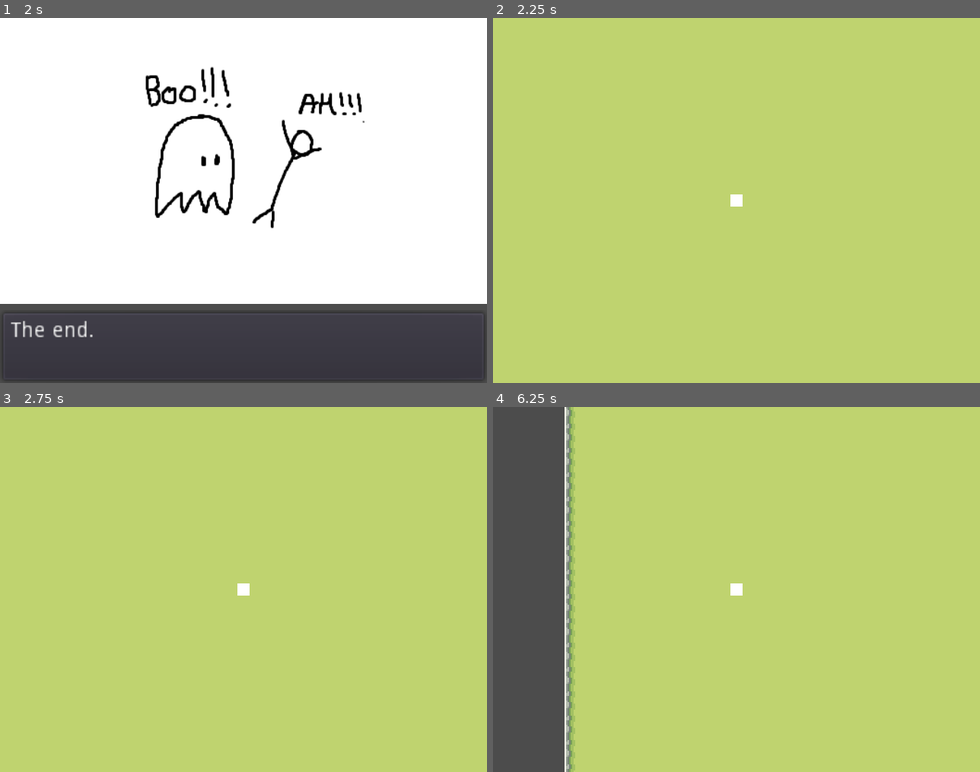
Above: before the commit, frames 1-4 (two rows, left to right).
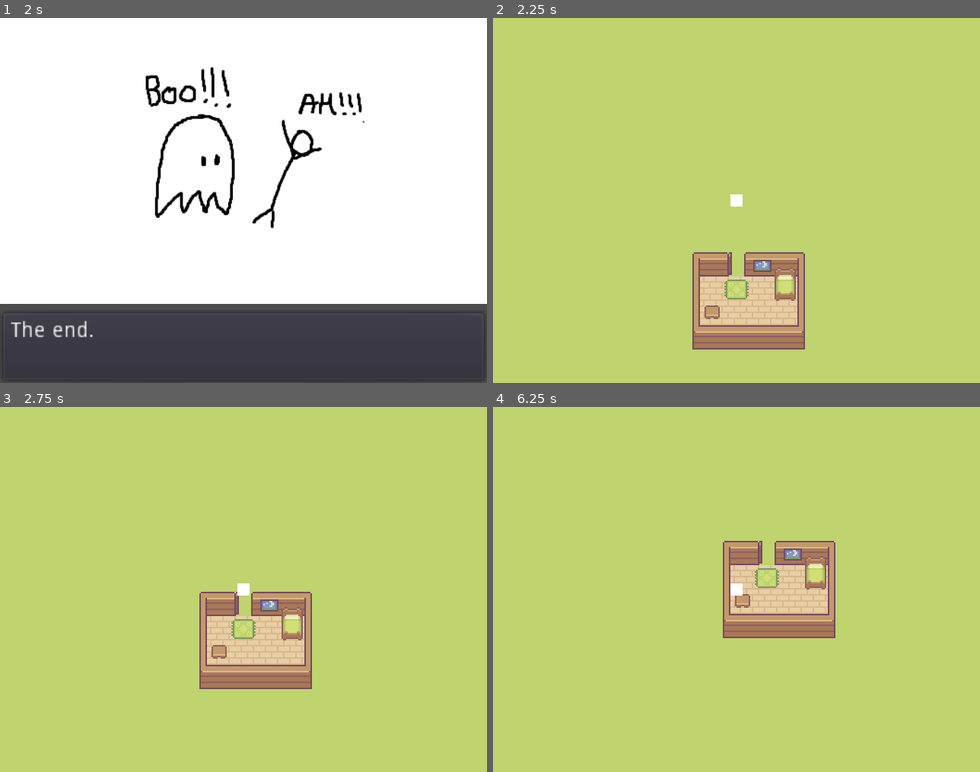
Above: after the commit, the same moments.

Repository: ZeeHatcher/project-dreams
Game: Godot game, scene res://scenes/main_menu/main_menu.tscn
Two runs of this game, one before a commit and one after it. Both use one fixed random seed, a clock stepped at 60 frames per second and the inputs below.
Inputs:
- Up to frame 1 (2 s): click "Play" at 0.5 s; tap Enter at 1.25 s; hold D (move_right) from 1.28 s (still down); hold Space (interact) from 1.28 s (still down)
- Up to frame 2 (2.25 s): release D (move_right) at 2.03 s; release Space (interact) at 2.03 s; hold S (move_down) from 2.03 s (still down); tap Space (interact) at 2.1 s
- Up to frame 3 (2.75 s): keep holding S (move_down)
- Up to frame 4 (6.25 s): release S (move_down) at 2.78 s; hold D (move_right) 2.78-3.53 s; hold Space (interact) 2.78-3.53 s; hold W (move_up) 3.53-4.28 s; tap Space (interact) at 3.6, 5.1 s; tap Enter at 4.25 s; hold Space (interact) 4.28-5.03 s; hold A (move_left) 4.28-5.78 s; hold S (move_down) from 5.78 s (still down); hold Space (interact) from 5.78 s (still down)

Frame 1 is identical in both runs. In frame 2, 5.7% of the frame differs, in the area x 40-65%, y 64-91%; in frame 3, 5.7%; in frame 4, 22%, in the area x 0-71%, y 0-100%.

Commit message:
rebuild small_house

Diff:
--- a/scenes/game/game.tscn
+++ b/scenes/game/game.tscn
@@ -6,6 +6,7 @@
 [ext_resource path="res://scenes/game/res/water_tileset.tres" type="TileSet" id=4]
 [ext_resource path="res://misc/camera.gd" type="Script" id=5]
 [ext_resource path="res://scenes/game/game.gd" type="Script" id=6]
+[ext_resource path="res://scenes/game/houses/small_house.tscn" type="PackedScene" id=7]
 
 [node name="Game" type="Node2D"]
 script = ExtResource( 6 )
@@ -27,8 +28,11 @@
 cell_size = Vector2( 16, 16 )
 format = 1
 
+[node name="SmallHouse" parent="." instance=ExtResource( 7 )]
+position = Vector2( 559, 335 )
+
 [node name="Player" parent="." instance=ExtResource( 2 )]
-position = Vector2( 181, 136 )
+position = Vector2( 599, 299 )
 
 [node name="Camera" type="Camera2D" parent="."]
 current = true
--- /dev/null
+++ b/scenes/game/houses/res/building.tres
@@ -0,0 +1,126 @@
+[gd_resource type="TileSet" load_steps=13 format=2]
+
+[ext_resource path="res://scenes/game/houses/assets/Wooden House.png" type="Texture" id=1]
+
+[sub_resource type="ConvexPolygonShape2D" id=1]
+points = PoolVector2Array( 16, 16, 0, 16, 0, 0, 16, 0 )
+
+[sub_resource type="ConvexPolygonShape2D" id=2]
+points = PoolVector2Array( 16, 16, 12, 16, 12, 0, 16, 0 )
+
+[sub_resource type="ConvexPolygonShape2D" id=3]
+points = PoolVector2Array( 16, 16, 0, 16, 0, 0, 16, 0 )
+
+[sub_resource type="ConvexPolygonShape2D" id=4]
+points = PoolVector2Array( 4, 16, 0, 16, 0, 0, 4, 0 )
+
+[sub_resource type="ConvexPolygonShape2D" id=5]
+points = PoolVector2Array( 16, 16, 0, 16, 0, 0, 16, 0 )
+
+[sub_resource type="ConvexPolygonShape2D" id=6]
+points = PoolVector2Array( 16, 16, 12, 16, 12, 0, 16, 0 )
+
+[sub_resource type="ConvexPolygonShape2D" id=7]
+points = PoolVector2Array( 4, 16, 0, 16, 0, 0, 4, 0 )
+
+[sub_resource type="ConvexPolygonShape2D" id=8]
+points = PoolVector2Array( 16, 16, 12, 16, 12, 0, 16, 0 )
+
+[sub_resource type="ConvexPolygonShape2D" id=9]
+points = PoolVector2Array( 16, 16, 0, 16, 0, 0, 16, 0 )
+
+[sub_resource type="ConvexPolygonShape2D" id=10]
+points = PoolVector2Array( 4, 16, 0, 16, 0, 0, 4, 0 )
+
+[sub_resource type="ConvexPolygonShape2D" id=11]
+points = PoolVector2Array( 16, 16, 0, 16, 0, 0, 16, 0 )
+
+[resource]
+0/name = "building"
+0/texture = ExtResource( 1 )
+0/tex_offset = Vector2( 0, 0 )
+0/modulate = Color( 1, 1, 1, 1 )
+0/region = Rect2( 0, 0, 112, 80 )
+0/tile_mode = 2
+0/autotile/icon_coordinate = Vector2( 1, 3 )
+0/autotile/tile_size = Vector2( 16, 16 )
+0/autotile/spacing = 0
+0/autotile/occluder_map = [  ]
+0/autotile/navpoly_map = [  ]
+0/autotile/priority_map = [  ]
+0/autotile/z_index_map = [  ]
+0/occluder_offset = Vector2( 0, 0 )
+0/navigation_offset = Vector2( 0, 0 )
+0/shape_offset = Vector2( 0, 0 )
+0/shape_transform = Transform2D( 1, 0, 0, 1, 0, 0 )
+0/shape = SubResource( 1 )
+0/shape_one_way = false
+0/shape_one_way_margin = 1.0
+0/shapes = [ {
+"autotile_coord": Vector2( 1, 0 ),
+"one_way": false,
+"one_way_margin": 1.0,
+"shape": SubResource( 1 ),
+"shape_transform": Transform2D( 1, 0, 0, 1, 0, 0 )
+}, {
+"autotile_coord": Vector2( 0, 1 ),
+"one_way": false,
+"one_way_margin": 1.0,
+"shape": SubResource( 2 ),
+"shape_transform": Transform2D( 1, 0, 0, 1, 0, 0 )
+}, {
+"autotile_coord": Vector2( 1, 1 ),
+"one_way": false,
+"one_way_margin": 1.0,
+"shape": SubResource( 3 ),
+"shape_transform": Transform2D( 1, 0, 0, 1, 0, 0 )
+}, {
+"autotile_coord": Vector2( 2, 1 ),
+"one_way": false,
+"one_way_margin": 1.0,
+"shape": SubResource( 4 ),
+"shape_transform": Transform2D( 1, 0, 0, 1, 0, 0 )
+}, {
+"autotile_coord": Vector2( 3, 1 ),
+"one_way": false,
+"one_way_margin": 1.0,
+"shape": SubResource( 5 ),
+"shape_transform": Transform2D( 1, 0, 0, 1, 0, 0 )
+}, {
+"autotile_coord": Vector2( 0, 2 ),
+"one_way": false,
+"one_way_margin": 1.0,
+"shape": SubResource( 6 ),
+"shape_transform": Transform2D( 1, 0, 0, 1, 0, 0 )
+}, {
+"autotile_coord": Vector2( 2, 2 ),
+"one_way": false,
+"one_way_margin": 1.0,
+"shape": SubResource( 7 ),
+"shape_transform": Transform2D( 1, 0, 0, 1, 0, 0 )
+}, {
+"autotile_coord": Vector2( 0, 3 ),
+"one_way": false,
+"one_way_margin": 1.0,
+"shape": SubResource( 8 ),
+"shape_transform": Transform2D( 1, 0, 0, 1, 0, 0 )
+}, {
+"autotile_coord": Vector2( 1, 3 ),
+"one_way": false,
+"one_way_margin": 1.0,
+"shape": SubResource( 9 ),
+"shape_transform": Transform2D( 1, 0, 0, 1, 0, 0 )
+}, {
+"autotile_coord": Vector2( 2, 3 ),
+"one_way": false,
+"one_way_margin": 1.0,
+"shape": SubResource( 10 ),
+"shape_transform": Transform2D( 1, 0, 0, 1, 0, 0 )
+}, {
+"autotile_coord": Vector2( 3, 3 ),
+"one_way": false,
+"one_way_margin": 1.0,
+"shape": SubResource( 11 ),
+"shape_transform": Transform2D( 1, 0, 0, 1, 0, 0 )
+} ]
+0/z_index = 0
--- a/scenes/game/houses/res/furniture_tileset.tres
+++ b/scenes/game/houses/res/furniture_tileset.tres
@@ -1,19 +1,250 @@
-[gd_resource type="TileSet" load_steps=2 format=2]
+[gd_resource type="TileSet" load_steps=15 format=2]
 
 [ext_resource path="res://scenes/game/houses/assets/Basic Furniture.png" type="Texture" id=1]
 
+[sub_resource type="ConvexPolygonShape2D" id=1]
+points = PoolVector2Array( 16, 32, 0, 32, 0, 16, 16, 16 )
+
+[sub_resource type="ConvexPolygonShape2D" id=2]
+points = PoolVector2Array( 16, 32, 0, 32, 0, 16, 16, 16 )
+
+[sub_resource type="ConvexPolygonShape2D" id=3]
+points = PoolVector2Array( 16, 32, 0, 32, 0, 16, 16, 16 )
+
+[sub_resource type="ConvexPolygonShape2D" id=4]
+points = PoolVector2Array( 16, 32, 0, 32, 0, 12, 16, 12 )
+
+[sub_resource type="ConvexPolygonShape2D" id=5]
+points = PoolVector2Array( 16, 32, 0, 32, 0, 12, 16, 12 )
+
+[sub_resource type="ConvexPolygonShape2D" id=6]
+points = PoolVector2Array( 16, 32, 0, 32, 0, 12, 16, 12 )
+
+[sub_resource type="ConvexPolygonShape2D" id=7]
+points = PoolVector2Array( 16, 16, 0, 16, 0, 0, 16, 0 )
+
+[sub_resource type="ConvexPolygonShape2D" id=8]
+points = PoolVector2Array( 12, 16, 4, 16, 4, 4, 12, 4 )
+
+[sub_resource type="ConvexPolygonShape2D" id=9]
+points = PoolVector2Array( 12, 16, 4, 16, 4, 4, 12, 4 )
+
+[sub_resource type="ConvexPolygonShape2D" id=10]
+points = PoolVector2Array( 12, 16, 4, 16, 4, 4, 12, 4 )
+
+[sub_resource type="ConvexPolygonShape2D" id=11]
+points = PoolVector2Array( 12, 12, 4, 12, 4, 0, 12, 0 )
+
+[sub_resource type="ConvexPolygonShape2D" id=12]
+points = PoolVector2Array( 16, 16, 0, 16, 0, 0, 16, 0 )
+
+[sub_resource type="ConvexPolygonShape2D" id=13]
+points = PoolVector2Array( 12, 12, 4, 12, 4, 4, 12, 4 )
+
 [resource]
-0/name = "bed"
+0/name = "beds"
 0/texture = ExtResource( 1 )
 0/tex_offset = Vector2( 0, 0 )
 0/modulate = Color( 1, 1, 1, 1 )
-0/region = Rect2( 0, 16, 16, 32 )
-0/tile_mode = 0
+0/region = Rect2( 0, 16, 48, 64 )
+0/tile_mode = 2
+0/autotile/icon_coordinate = Vector2( 0, 0 )
+0/autotile/tile_size = Vector2( 16, 32 )
+0/autotile/spacing = 0
+0/autotile/occluder_map = [  ]
+0/autotile/navpoly_map = [  ]
+0/autotile/priority_map = [  ]
+0/autotile/z_index_map = [  ]
 0/occluder_offset = Vector2( 0, 0 )
 0/navigation_offset = Vector2( 0, 0 )
 0/shape_offset = Vector2( 0, 0 )
 0/shape_transform = Transform2D( 1, 0, 0, 1, 0, 0 )
+0/shape = SubResource( 1 )
 0/shape_one_way = false
-0/shape_one_way_margin = 0.0
-0/shapes = [  ]
+0/shape_one_way_margin = 1.0
+0/shapes = [ {
+"autotile_coord": Vector2( 0, 0 ),
+"one_way": false,
+"one_way_margin": 1.0,
+"shape": SubResource( 1 ),
+"shape_transform": Transform2D( 1, 0, 0, 1, 0, 0 )
+}, {
+"autotile_coord": Vector2( 1, 0 ),
+"one_way": false,
+"one_way_margin": 1.0,
+"shape": SubResource( 2 ),
+"shape_transform": Transform2D( 1, 0, 0, 1, 0, 0 )
+}, {
+"autotile_coord": Vector2( 2, 0 ),
+"one_way": false,
+"one_way_margin": 1.0,
+"shape": SubResource( 3 ),
+"shape_transform": Transform2D( 1, 0, 0, 1, 0, 0 )
+}, {
+"autotile_coord": Vector2( 0, 1 ),
+"one_way": false,
+"one_way_margin": 1.0,
+"shape": SubResource( 4 ),
+"shape_transform": Transform2D( 1, 0, 0, 1, 0, 0 )
+}, {
+"autotile_coord": Vector2( 1, 1 ),
+"one_way": false,
+"one_way_margin": 1.0,
+"shape": SubResource( 5 ),
+"shape_transform": Transform2D( 1, 0, 0, 1, 0, 0 )
+}, {
+"autotile_coord": Vector2( 2, 1 ),
+"one_way": false,
+"one_way_margin": 1.0,
+"shape": SubResource( 6 ),
+"shape_transform": Transform2D( 1, 0, 0, 1, 0, 0 )
+} ]
 0/z_index = 0
+1/name = "paintings"
+1/texture = ExtResource( 1 )
+1/tex_offset = Vector2( 0, 0 )
+1/modulate = Color( 1, 1, 1, 1 )
+1/region = Rect2( 0, 0, 48, 16 )
+1/tile_mode = 2
+1/autotile/icon_coordinate = Vector2( 0, 0 )
+1/autotile/tile_size = Vector2( 16, 16 )
+1/autotile/spacing = 0
+1/autotile/occluder_map = [  ]
+1/autotile/navpoly_map = [  ]
+1/autotile/priority_map = [  ]
+1/autotile/z_index_map = [  ]
+1/occluder_offset = Vector2( 0, 0 )
+1/navigation_offset = Vector2( 0, 0 )
+1/shape_offset = Vector2( 0, 0 )
+1/shape_transform = Transform2D( 1, 0, 0, 1, 0, 0 )
+1/shape_one_way = false
+1/shape_one_way_margin = 0.0
+1/shapes = [  ]
+1/z_index = 0
+2/name = "plants"
+2/texture = ExtResource( 1 )
+2/tex_offset = Vector2( 0, 0 )
+2/modulate = Color( 1, 1, 1, 1 )
+2/region = Rect2( 48, 0, 48, 32 )
+2/tile_mode = 2
+2/autotile/icon_coordinate = Vector2( 0, 0 )
+2/autotile/tile_size = Vector2( 16, 16 )
+2/autotile/spacing = 0
+2/autotile/occluder_map = [  ]
+2/autotile/navpoly_map = [  ]
+2/autotile/priority_map = [  ]
+2/autotile/z_index_map = [  ]
+2/occluder_offset = Vector2( 0, 0 )
+2/navigation_offset = Vector2( 0, 0 )
+2/shape_offset = Vector2( 0, 0 )
+2/shape_transform = Transform2D( 1, 0, 0, 1, 0, 0 )
+2/shape_one_way = false
+2/shape_one_way_margin = 0.0
+2/shapes = [  ]
+2/z_index = 0
+3/name = "carpets"
+3/texture = ExtResource( 1 )
+3/tex_offset = Vector2( 0, 0 )
+3/modulate = Color( 1, 1, 1, 1 )
+3/region = Rect2( 0, 80, 48, 16 )
+3/tile_mode = 2
+3/autotile/icon_coordinate = Vector2( 0, 0 )
+3/autotile/tile_size = Vector2( 16, 16 )
+3/autotile/spacing = 0
+3/autotile/occluder_map = [  ]
+3/autotile/navpoly_map = [  ]
+3/autotile/priority_map = [  ]
+3/autotile/z_index_map = [  ]
+3/occluder_offset = Vector2( 0, 0 )
+3/navigation_offset = Vector2( 0, 0 )
+3/shape_offset = Vector2( 0, 0 )
+3/shape_transform = Transform2D( 1, 0, 0, 1, 0, 0 )
+3/shape_one_way = false
+3/shape_one_way_margin = 0.0
+3/shapes = [  ]
+3/z_index = 0
+4/name = "furniture"
+4/texture = ExtResource( 1 )
+4/tex_offset = Vector2( 0, 0 )
+4/modulate = Color( 1, 1, 1, 1 )
+4/region = Rect2( 48, 32, 80, 32 )
+4/tile_mode = 2
+4/autotile/icon_coordinate = Vector2( 0, 0 )
+4/autotile/tile_size = Vector2( 16, 16 )
+4/autotile/spacing = 0
+4/autotile/occluder_map = [  ]
+4/autotile/navpoly_map = [  ]
+4/autotile/priority_map = [  ]
+4/autotile/z_index_map = [  ]
+4/occluder_offset = Vector2( 0, 0 )
+4/navigation_offset = Vector2( 0, 0 )
+4/shape_offset = Vector2( 0, 0 )
+4/shape_transform = Transform2D( 1, 0, 0, 1, 0, 0 )
+4/shape = SubResource( 7 )
+4/shape_one_way = false
+4/shape_one_way_margin = 1.0
+4/shapes = [ {
+"autotile_coord": Vector2( 0, 0 ),
+"one_way": false,
+"one_way_margin": 1.0,
+"shape": SubResource( 7 ),
+"shape_transform": Transform2D( 1, 0, 0, 1, 0, 0 )
+}, {
+"autotile_coord": Vector2( 1, 0 ),
+"one_way": false,
+"one_way_margin": 1.0,
+"shape": SubResource( 8 ),
+"shape_transform": Transform2D( 1, 0, 0, 1, 0, 0 )
+}, {
+"autotile_coord": Vector2( 2, 0 ),
+"one_way": false,
+"one_way_margin": 1.0,
+"shape": SubResource( 9 ),
+"shape_transform": Transform2D( 1, 0, 0, 1, 0, 0 )
+}, {
+"autotile_coord": Vector2( 3, 0 ),
+"one_way": false,
+"one_way_margin": 1.0,
+"shape": SubResource( 10 ),
+"shape_transform": Transform2D( 1, 0, 0, 1, 0, 0 )
+}, {
+"autotile_coord": Vector2( 4, 0 ),
+"one_way": false,
+"one_way_margin": 1.0,
+"shape": SubResource( 11 ),
+"shape_transform": Transform2D( 1, 0, 0, 1, 0, 0 )
+}, {
+"autotile_coord": Vector2( 0, 1 ),
+"one_way": false,
+"one_way_margin": 1.0,
+"shape": SubResource( 12 ),
+"shape_transform": Transform2D( 1, 0, 0, 1, 0, 0 )
+}, {
+"autotile_coord": Vector2( 1, 1 ),
+"one_way": false,
+"one_way_margin": 1.0,
+"shape": SubResource( 13 ),
+"shape_transform": Transform2D( 1, 0, 0, 1, 0, 0 )
+} ]
+4/z_index = 0
+5/name = "long_carpets"
+5/texture = ExtResource( 1 )
+5/tex_offset = Vector2( 0, 0 )
+5/modulate = Color( 1, 1, 1, 1 )
+5/region = Rect2( 48, 80, 96, 16 )
+5/tile_mode = 2
+5/autotile/icon_coordinate = Vector2( 0, 0 )
+5/autotile/tile_size = Vector2( 32, 16 )
+5/autotile/spacing = 0
+5/autotile/occluder_map = [  ]
+5/autotile/navpoly_map = [  ]
+5/autotile/priority_map = [  ]
+5/autotile/z_index_map = [  ]
+5/occluder_offset = Vector2( 0, 0 )
+5/navigation_offset = Vector2( 0, 0 )
+5/shape_offset = Vector2( 0, 0 )
+5/shape_transform = Transform2D( 1, 0, 0, 1, 0, 0 )
+5/shape_one_way = false
+5/shape_one_way_margin = 0.0
+5/shapes = [  ]
+5/z_index = 0
--- a/scenes/game/houses/res/house_tileset.tres
+++ /dev/null
@@ -1,249 +0,0 @@
-[gd_resource type="TileSet" load_steps=11 format=2]
-
-[ext_resource path="res://scenes/game/houses/assets/Wooden House.png" type="Texture" id=1]
-
-[sub_resource type="ConvexPolygonShape2D" id=1]
-points = PoolVector2Array( 0, 0, 16, 0, 16, 16, 0, 16 )
-
-[sub_resource type="ConvexPolygonShape2D" id=2]
-points = PoolVector2Array( 11.0625, 0, 16, 0, 16, 16, 11.0625, 16 )
-
-[sub_resource type="ConvexPolygonShape2D" id=3]
-points = PoolVector2Array( 0, 0, 16, 0, 16, 16, 0, 16 )
-
-[sub_resource type="ConvexPolygonShape2D" id=4]
-points = PoolVector2Array( 0, 0, 5.10001, 0, 5.175, 16, 0, 16 )
-
-[sub_resource type="ConvexPolygonShape2D" id=5]
-points = PoolVector2Array( 11, 0, 16, 0, 16, 16, 10.925, 16 )
-
-[sub_resource type="ConvexPolygonShape2D" id=6]
-points = PoolVector2Array( 0, 0, 5.025, 0, 5.10001, 16, 0, 16 )
-
-[sub_resource type="ConvexPolygonShape2D" id=7]
-points = PoolVector2Array( 11, 0, 16, 0, 16, 16, 11.075, 16 )
-
-[sub_resource type="ConvexPolygonShape2D" id=8]
-points = PoolVector2Array( 0, 0, 16, 0, 16, 16, 0, 16 )
-
-[sub_resource type="ConvexPolygonShape2D" id=9]
-points = PoolVector2Array( 0, 0, 5.10001, 0, 5.025, 16, 0, 16 )
-
-[resource]
-0/name = "window"
-0/texture = ExtResource( 1 )
-0/tex_offset = Vector2( 0, 0 )
-0/modulate = Color( 1, 1, 1, 1 )
-0/region = Rect2( 16, 0, 16, 16 )
-0/tile_mode = 0
-0/occluder_offset = Vector2( 0, 0 )
-0/navigation_offset = Vector2( 0, 0 )
-0/shape_offset = Vector2( 0, 0 )
-0/shape_transform = Transform2D( 1, 0, 0, 1, 0, 0 )
-0/shape = SubResource( 1 )
-0/shape_one_way = false
-0/shape_one_way_margin = 1.0
-0/shapes = [ {
-"autotile_coord": Vector2( 0, 0 ),
-"one_way": false,
-"one_way_margin": 1.0,
-"shape": SubResource( 1 ),
-"shape_transform": Transform2D( 1, 0, 0, 1, 0, 0 )
-} ]
-0/z_index = 0
-1/name = "wall_top_left"
-1/texture = ExtResource( 1 )
-1/tex_offset = Vector2( 0, 0 )
-1/modulate = Color( 1, 1, 1, 1 )
-1/region = Rect2( 0, 16, 16, 16 )
-1/tile_mode = 0
-1/occluder_offset = Vector2( 0, 0 )
-1/navigation_offset = Vector2( 0, 0 )
-1/shape_offset = Vector2( 0, 0 )
-1/shape_transform = Transform2D( 1, 0, 0, 1, 0, 0 )
-1/shape = SubResource( 2 )
-1/shape_one_way = false
-1/shape_one_way_margin = 1.0
-1/shapes = [ {
-"autotile_coord": Vector2( 0, 0 ),
-"one_way": false,
-"one_way_margin": 1.0,
-"shape": SubResource( 2 ),
-"shape_transform": Transform2D( 1, 0, 0, 1, 0, 0 )
-} ]
-1/z_index = 0
-2/name = "wall_top"
-2/texture = ExtResource( 1 )
-2/tex_offset = Vector2( 0, 0 )
-2/modulate = Color( 1, 1, 1, 1 )
-2/region = Rect2( 16, 16, 16, 16 )
-2/tile_mode = 0
-2/occluder_offset = Vector2( 0, 0 )
-2/navigation_offset = Vector2( 0, 0 )
-2/shape_offset = Vector2( 0, 0 )
-2/shape_transform = Transform2D( 1, 0, 0, 1, 0, 0 )
-2/shape = SubResource( 3 )
-2/shape_one_way = false
-2/shape_one_way_margin = 1.0
-2/shapes = [ {
-"autotile_coord": Vector2( 0, 0 ),
-"one_way": false,
-"one_way_margin": 1.0,
-"shape": SubResource( 3 ),
-"shape_transform": Transform2D( 1, 0, 0, 1, 0, 0 )
-} ]
-2/z_index = 0
-3/name = "wall_top_right"
-3/texture = ExtResource( 1 )
-3/tex_offset = Vector2( 0, 0 )
-3/modulate = Color( 1, 1, 1, 1 )
-3/region = Rect2( 32, 16, 16, 16 )
-3/tile_mode = 0
-3/occluder_offset = Vector2( 0, 0 )
-3/navigation_offset = Vector2( 0, 0 )
-3/shape_offset = Vector2( 0, 0 )
-3/shape_transform = Transform2D( 1, 0, 0, 1, 0, 0 )
-3/shape = SubResource( 4 )
-3/shape_one_way = false
-3/shape_one_way_margin = 1.0
-3/shapes = [ {
-"autotile_coord": Vector2( 0, 0 ),
-"one_way": false,
-"one_way_margin": 1.0,
-"shape": SubResource( 4 ),
-"shape_transform": Transform2D( 1, 0, 0, 1, 0, 0 )
-} ]
-3/z_index = 0
-4/name = "wall_left"
-4/texture = ExtResource( 1 )
-4/tex_offset = Vector2( 0, 0 )
-4/modulate = Color( 1, 1, 1, 1 )
-4/region = Rect2( 0, 32, 16, 16 )
-4/tile_mode = 0
-4/occluder_offset = Vector2( 0, 0 )
-4/navigation_offset = Vector2( 0, 0 )
-4/shape_offset = Vector2( 0, 0 )
-4/shape_transform = Transform2D( 1, 0, 0, 1, 0, 0 )
-4/shape = SubResource( 5 )
-4/shape_one_way = false
-4/shape_one_way_margin = 1.0
-4/shapes = [ {
-"autotile_coord": Vector2( 0, 0 ),
-"one_way": false,
-"one_way_margin": 1.0,
-"shape": SubResource( 5 ),
-"shape_transform": Transform2D( 1, 0, 0, 1, 0, 0 )
-} ]
-4/z_index = 0
-5/name = "wall_right"
-5/texture = ExtResource( 1 )
-5/tex_offset = Vector2( 0, 0 )
-5/modulate = Color( 1, 1, 1, 1 )
-5/region = Rect2( 32, 32, 16, 16 )
-5/tile_mode = 0
-5/occluder_offset = Vector2( 0, 0 )
-5/navigation_offset = Vector2( 0, 0 )
-5/shape_offset = Vector2( 0, 0 )
-5/shape_transform = Transform2D( 1, 0, 0, 1, 0, 0 )
-5/shape = SubResource( 6 )
-5/shape_one_way = false
-5/shape_one_way_margin = 1.0
-5/shapes = [ {
-"autotile_coord": Vector2( 0, 0 ),
-"one_way": false,
-"one_way_margin": 1.0,
-"shape": SubResource( 6 ),
-"shape_transform": Transform2D( 1, 0, 0, 1, 0, 0 )
-} ]
-5/z_index = 0
-6/name = "wall_bottom_left"
-6/texture = ExtResource( 1 )
-6/tex_offset = Vector2( 0, 0 )
-6/modulate = Color( 1, 1, 1, 1 )
-6/region = Rect2( 0, 48, 16, 16 )
-6/tile_mode = 0
-6/occluder_offset = Vector2( 0, 0 )
-6/navigation_offset = Vector2( 0, 0 )
-6/shape_offset = Vector2( 0, 0 )
-6/shape_transform = Transform2D( 1, 0, 0, 1, 0, 0 )
-6/shape = SubResource( 7 )
-6/shape_one_way = false
-6/shape_one_way_margin = 1.0
-6/shapes = [ {
-"autotile_coord": Vector2( 0, 0 ),
-"one_way": false,
-"one_way_margin": 1.0,
-"shape": SubResource( 7 ),
-"shape_transform": Transform2D( 1, 0, 0, 1, 0, 0 )
-} ]
-6/z_index = 0
-7/name = "wall_bottom"
-7/texture = ExtResource( 1 )
-7/tex_offset = Vector2( 0, 0 )
-7/modulate = Color( 1, 1, 1, 1 )
-7/region = Rect2( 16, 48, 16, 16 )
-7/tile_mode = 0
-7/occluder_offset = Vector2( 0, 0 )
-7/navigation_offset = Vector2( 0, 0 )
-7/shape_offset = Vector2( 0, 0 )
-7/shape_transform = Transform2D( 1, 0, 0, 1, 0, 0 )
-7/shape = SubResource( 8 )
-7/shape_one_way = false
-7/shape_one_way_margin = 1.0
-7/shapes = [ {
-"autotile_coord": Vector2( 0, 0 ),
-"one_way": false,
-"one_way_margin": 1.0,
-"shape": SubResource( 8 ),
-"shape_transform": Transform2D( 1, 0, 0, 1, 0, 0 )
-} ]
-7/z_index = 0
-8/name = "wall_bottom_right"
-8/texture = ExtResource( 1 )
-8/tex_offset = Vector2( 0, 0 )
-8/modulate = Color( 1, 1, 1, 1 )
-8/region = Rect2( 32, 48, 16, 16 )
-8/tile_mode = 0
-8/occluder_offset = Vector2( 0, 0 )
-8/navigation_offset = Vector2( 0, 0 )
-8/shape_offset = Vector2( 0, 0 )
-8/shape_transform = Transform2D( 1, 0, 0, 1, 0, 0 )
-8/shape = SubResource( 9 )
-8/shape_one_way = false
-8/shape_one_way_margin = 1.0
-8/shapes = [ {
-"autotile_coord": Vector2( 0, 0 ),
-"one_way": false,
-"one_way_margin": 1.0,
-"shape": SubResource( 9 ),
-"shape_transform": Transform2D( 1, 0, 0, 1, 0, 0 )
-} ]
-8/z_index = 0
-9/name = "floor"
-9/texture = ExtResource( 1 )
-9/tex_offset = Vector2( 0, 0 )
-9/modulate = Color( 1, 1, 1, 1 )
-9/region = Rect2( 16, 32, 16, 16 )
-9/tile_mode = 0
-9/occluder_offset = Vector2( 0, 0 )
-9/navigation_offset = Vector2( 0, 0 )
-9/shape_offset = Vector2( 0, 0 )
-9/shape_transform = Transform2D( 1, 0, 0, 1, 0, 0 )
-9/shape_one_way = false
-9/shape_one_way_margin = 0.0
-9/shapes = [  ]
-9/z_index = 0
-10/name = "door"
-10/texture = ExtResource( 1 )
-10/tex_offset = Vector2( 0, 0 )
-10/modulate = Color( 1, 1, 1, 1 )
-10/region = Rect2( 48, 32, 16, 16 )
-10/tile_mode = 0
-10/occluder_offset = Vector2( 0, 0 )
-10/navigation_offset = Vector2( 0, 0 )
-10/shape_offset = Vector2( 0, 0 )
-10/shape_transform = Transform2D( 1, 0, 0, 1, 0, 0 )
-10/shape_one_way = false
-10/shape_one_way_margin = 0.0
-10/shapes = [  ]
-10/z_index = 0
--- a/scenes/game/houses/small_house.tscn
+++ b/scenes/game/houses/small_house.tscn
@@ -1,22 +1,18 @@
-[gd_scene load_steps=4 format=2]
+[gd_scene load_steps=3 format=2]
 
-[ext_resource path="res://scenes/game/houses/res/house_tileset.tres" type="TileSet" id=1]
+[ext_resource path="res://scenes/game/houses/res/building.tres" type="TileSet" id=1]
 [ext_resource path="res://scenes/game/houses/res/furniture_tileset.tres" type="TileSet" id=2]
-[ext_resource path="res://entities/dreamer/dreamer.tscn" type="PackedScene" id=3]
 
 [node name="SmallHouse" type="Node2D"]
 
-[node name="House" type="TileMap" parent="."]
+[node name="Building" type="TileMap" parent="."]
 tile_set = ExtResource( 1 )
 cell_size = Vector2( 16, 16 )
 format = 1
-tile_data = PoolIntArray( 65536, 1, 0, 65537, 2, 0, 65538, 2, 0, 65539, 2, 0, 65540, 3, 0, 131072, 4, 0, 131073, 9, 0, 131074, 9, 0, 131075, 9, 0, 131076, 5, 0, 196608, 4, 0, 196609, 9, 0, 196610, 9, 0, 196611, 9, 0, 196612, 5, 0, 262144, 6, 0, 262145, 10, 0, 262146, 7, 0, 262147, 0, 0, 262148, 8, 0 )
+tile_data = PoolIntArray( 0, 0, 65536, 1, 0, 65537, 2, 0, 131075, 3, 0, 65537, 4, 0, 65537, 5, 0, 65538, 65536, 0, 131072, 65537, 0, 131073, 65538, 0, 131073, 65539, 0, 131073, 65540, 0, 131073, 65541, 0, 131074, 131072, 0, 131072, 131073, 0, 131073, 131074, 0, 131073, 131075, 0, 131073, 131076, 0, 131073, 131077, 0, 131074, 196608, 0, 196608, 196609, 0, 196609, 196610, 0, 196609, 196611, 0, 196609, 196612, 0, 196609, 196613, 0, 196610 )
 
 [node name="Furniture" type="TileMap" parent="."]
 tile_set = ExtResource( 2 )
 cell_size = Vector2( 16, 16 )
 format = 1
-tile_data = PoolIntArray( 65539, 0, 0 )
-
-[node name="Dreamer" parent="." instance=ExtResource( 3 )]
-position = Vector2( 56, 33 )
+tile_data = PoolIntArray( 3, 1, 2, 4, 0, 0, 65538, 3, 0, 131073, 4, 65537 )
Not shown: 1 places in scenes/game/game.tscn that only renumber resources
